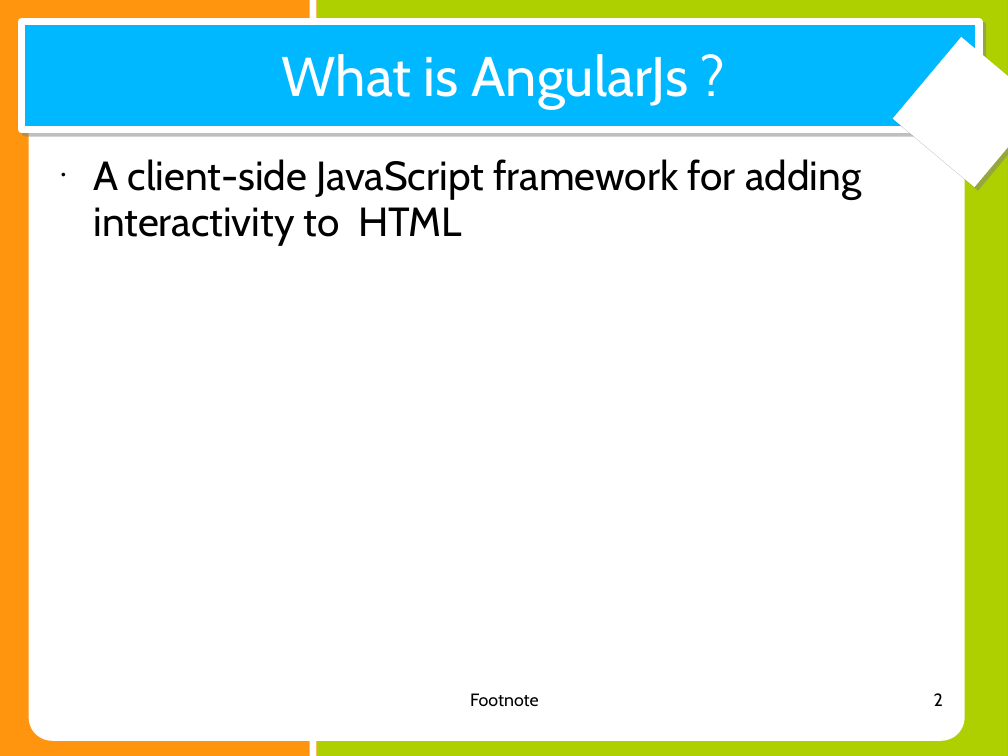
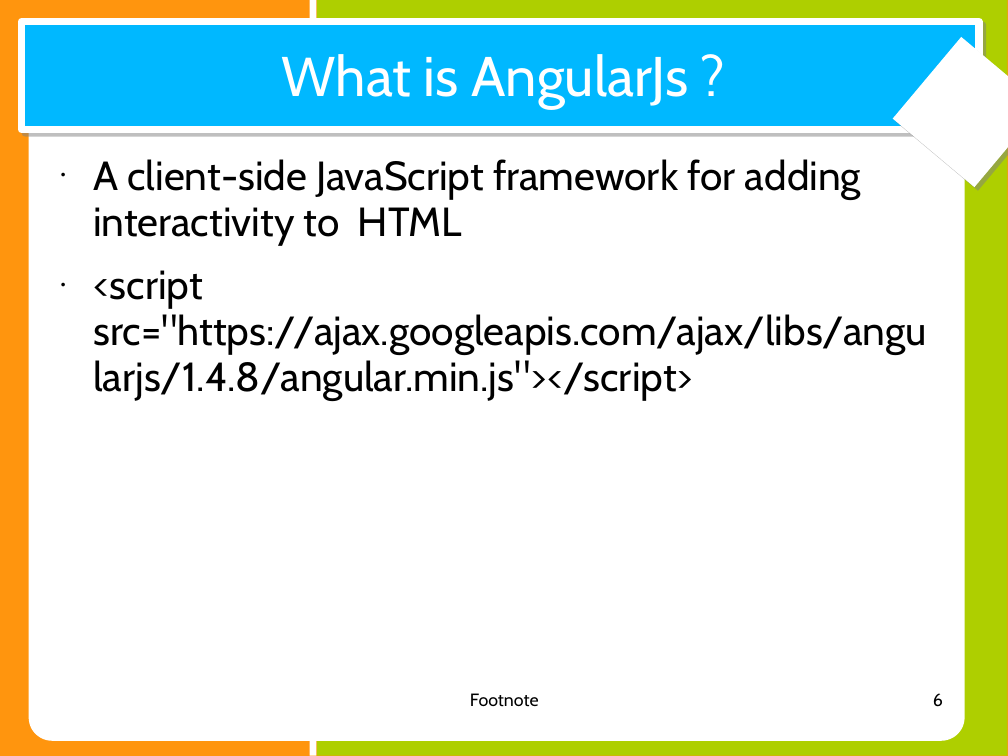
Before and after one commit to shikha-desai/Internship_PreWork, a slide deck: slide 6 of Web Development/AngularJS/AngularJS_Notes.ppt (slide 2 before the commit). Drawn at 1008x756 pixels with LibreOffice and Linux fonts; fonts in the diff are those of the drawing. Boxes give left, top, right and bottom in pixels: in the first picture for what was removed or moved away, otherwise in the second. Text is boxed around its words. In the diff, an @@ line names an element or a change of style, - is before the commit and + after.

Commit message:
Complted angularJS course on codeschool, then route course codeschool

```diff
--- a/Web Development/AngularJS/AngularJS_Notes.ppt
+++ b/Web Development/AngularJS/AngularJS_Notes.ppt
@@ text at [93, 270, 927, 400]: paragraph added @@
+• <script src="https://ajax.googleapis.com/ajax/libs/angularjs/1.4.8/angular.min.js"></script>
@@ page number at [933, 693, 943, 707]: text changed @@
-2
+6
```
Also in this commit, not shown: 1 other slide changed, 5 slides added, 5 other files.
